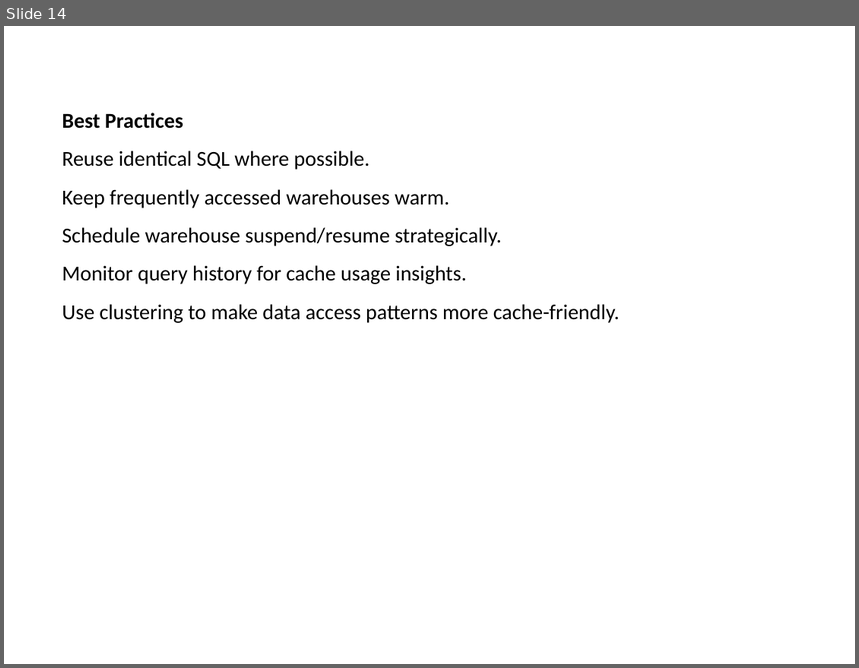
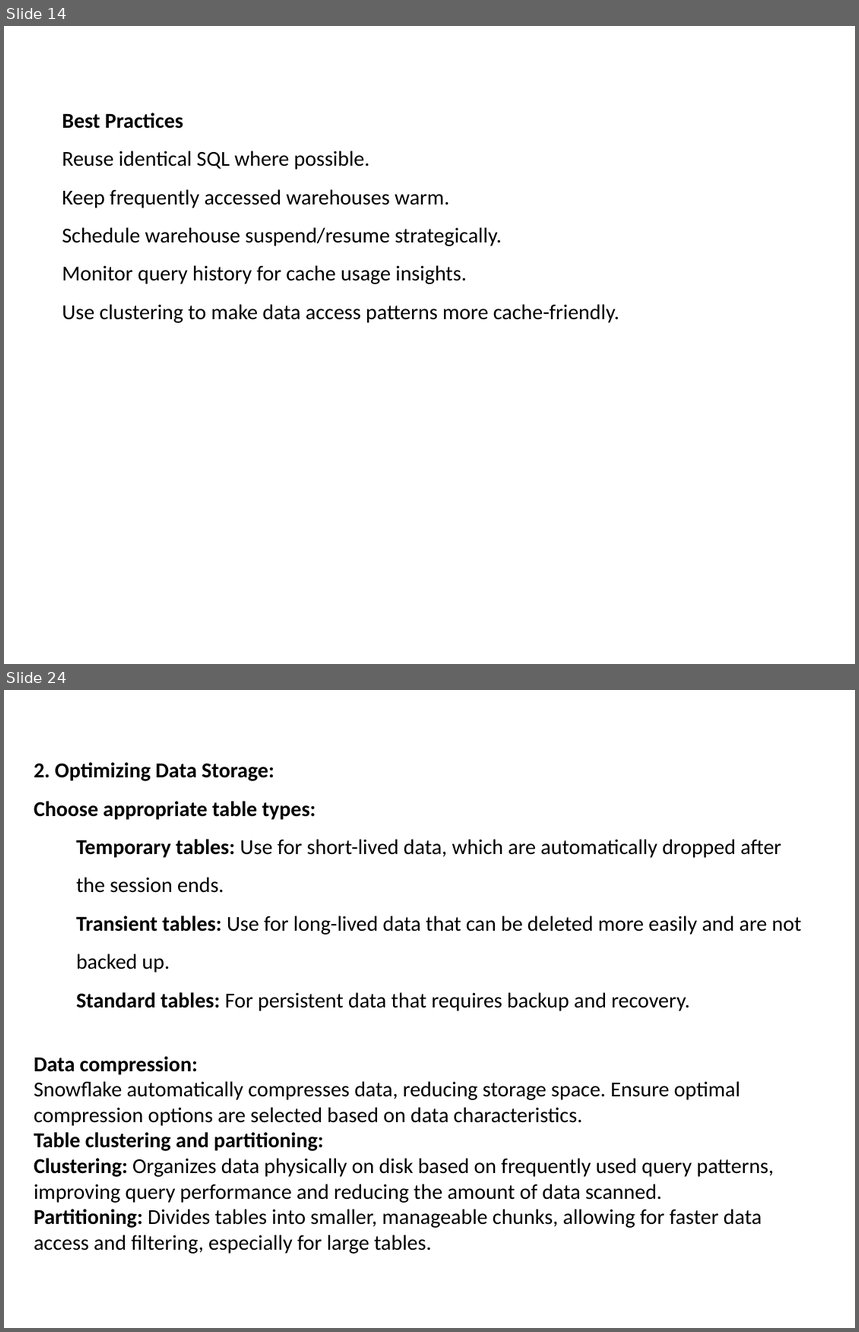
Before and after one commit to babjeereddy/snowflake, a slide deck: SnowFlake.pptx. Shown one above the other, each under a label of ours: slide 14 before the commit, slides 14 and 24 after it; the slides between them are not shown. The pictures are 859x668 and 859x1332 pixels, drawn with LibreOffice and Linux fonts; fonts in the diff are those of the drawing. Boxes give left, top, right and bottom in pixels: in the first picture for what was removed or moved away, otherwise in the second. Text is boxed around its words. In the diff, an @@ line names an element or a change of style, - is before the commit and + after.

```diff
--- a/SnowFlake.pptx
+++ b/SnowFlake.pptx
@@ slide 24 added at (4, 690, 855, 1328), background #FFFFFF @@
@@ text added at (34, 762, 802, 1254), 18 pt, text #000000 @@
+2. Optimizing Data Storage:
+Choose appropriate table types:
+  Temporary tables: Use for short-lived data, which are automatically dropped after the session ends.
+  Transient tables: Use for long-lived data that can be deleted more easily and are not backed up.
+  Standard tables: For persistent data that requires backup and recovery.
+Data compression:
+Snowflake automatically compresses data, reducing storage space. Ensure optimal compression options are selected based on data characteristics.
+Table clustering and partitioning:
+Clustering: Organizes data physically on disk based on frequently used query patterns, improving query performance and reducing the amount of data scanned.
+Partitioning: Divides tables into smaller, manageable chunks, allowing for faster data access and filtering, especially for large tables.
```
Also in this commit, not shown: 12 other slides added.
